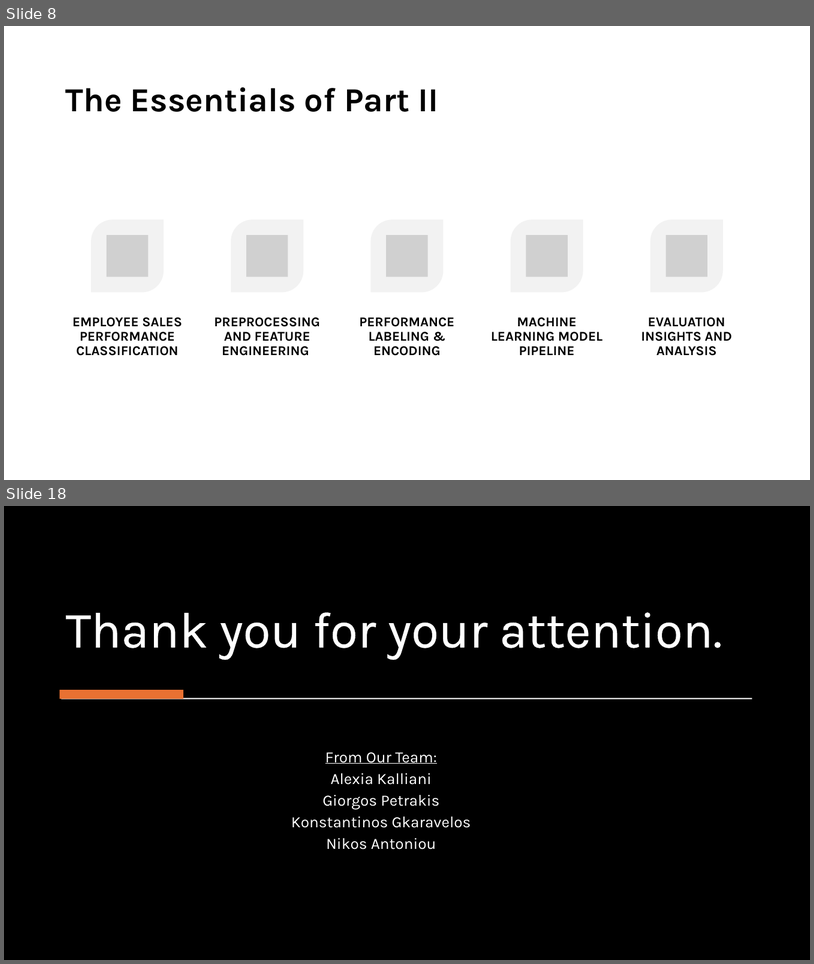
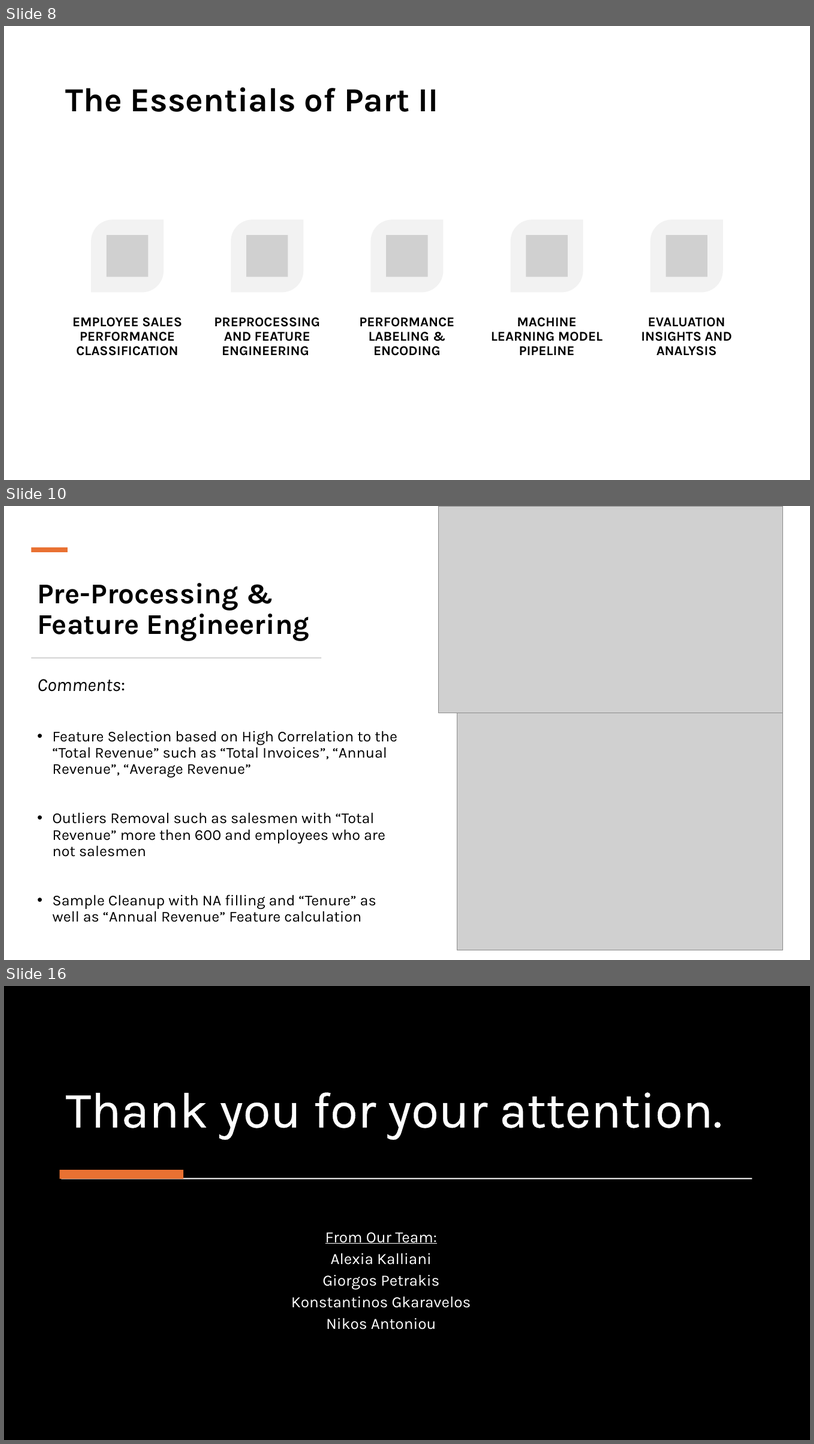
Before and after one commit to Konstant-gk/Chinook_Project, a slide deck: Chinook_Presentation/Project_Future_Chinook_Presentation.pptx. Shown one above the other, each under a label of ours: slides 8 and 18 before the commit, slides 8, 10 and 16 after it; the slides between them are not shown. The pictures are 814x964 and 814x1444 pixels, drawn with LibreOffice and Linux fonts; fonts in the diff are those of the drawing; grey boxes stand for pictures; background and template pictures are left out; a plain dark background stands for a picture behind light text. Boxes give left, top, right and bottom in pixels: in the first picture for what was removed or moved away, otherwise in the second. Text is boxed around its words. In the diff, an @@ line names an element or a change of style, - is before the commit and + after.

```diff
--- a/Chinook_Presentation/Project_Future_Chinook_Presentation.pptx
+++ b/Chinook_Presentation/Project_Future_Chinook_Presentation.pptx
@@ slide 10 added at [4, 506, 810, 960], background #FFFFFF @@
@@ picture added at [438, 506, 783, 713] @@
@@ rectangle added at [31, 547, 68, 552], fill #E97132 @@
@@ title added at [37, 583, 309, 641], 34 pt, text #000000, bold @@
+Pre-Processing & Feature Engineering
@@ rectangle added at [31, 657, 321, 658], fill #D5D5D5 @@
@@ text added at [37, 679, 398, 922], 18 pt, text #000000 @@
+Comments:
+• Feature Selection based on High Correlation to the “Total Revenue” such as “Total Invoices”, “Annual Revenue”, “Average Revenue”
+• Outliers Removal such as salesmen with “Total Revenue” more then 600 and employees who are not salesmen
+• Sample Cleanup with NA filling and “Tenure” as well as “Annual Revenue” Feature calculation
@@ picture added at [457, 709, 783, 949] @@
@@ what was slide 18 is now slide 16 @@
```
Also in this commit, not shown: 2 slides changed, 4 other slides added, 7 slides removed.
